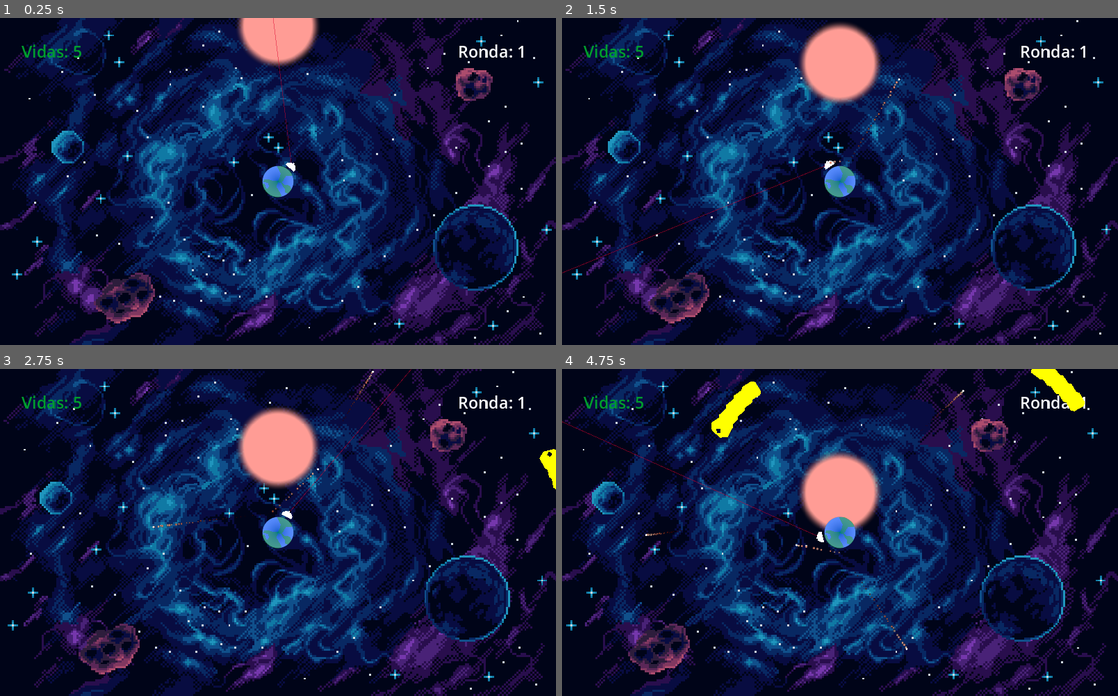
Above: before the commit, frames 1-4 (two rows, left to right).
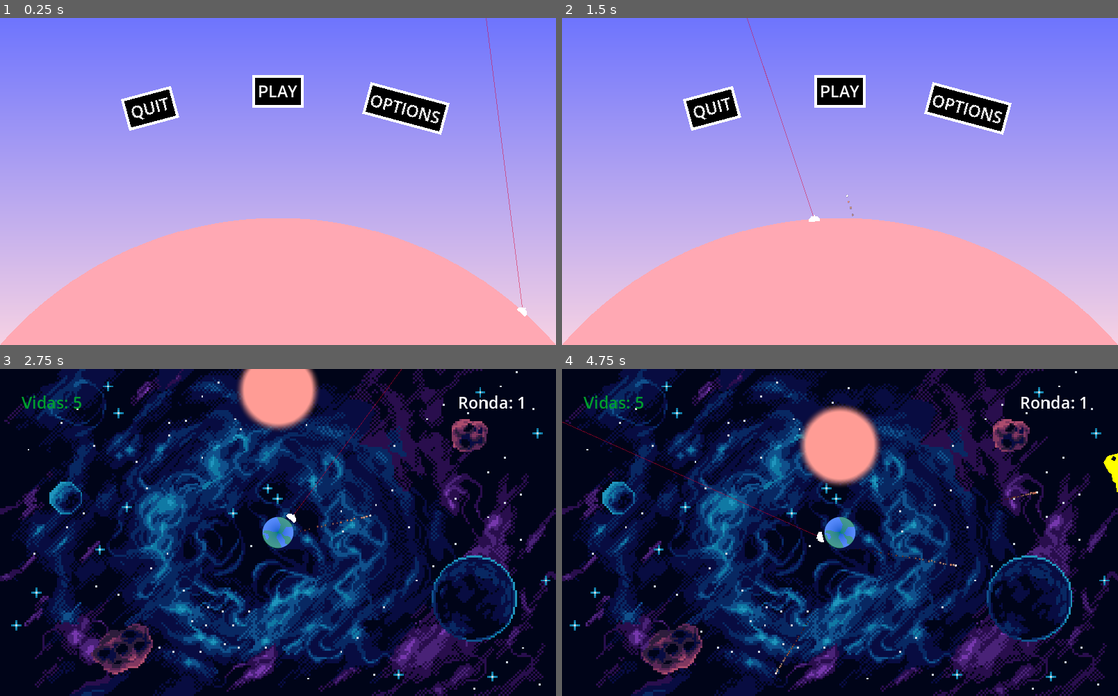
Above: after the commit, the same moments.

Repository: FFAACCUU/Terra-Invader
Game: Godot game, scene res://ui/menu_principal.tscn
Same seed, same stepped clock (60 frames per second), same inputs: the game is played once before the commit and once after it. Before the commit the project starts from res://main.tscn. The engine's default icon, where the game draws it, is replaced by a stand-in: a white triangle on a blue panel in a dark square.
Inputs (mouse positions are in pixels of both pictures, inside the frame that each line leads up to):
- Up to frame 1 (0.25 s): no input
- Up to frame 2 (1.5 s): move the mouse to (962, 165) at 0.52 s; press the mouse at (962, 165) at 0.53 s; move the mouse to (728, 197) at 1.27 s; release the mouse at (728, 197) at 1.28 s; click (728, 197) at 1.35 s
- Up to frame 3 (2.75 s): move the mouse to (333, 460) at 2.02 s; press the mouse at (333, 460) at 2.03 s
- Up to frame 4 (4.75 s): move the mouse to (812, 597) at 2.77 s; release the mouse at (812, 597) at 2.78 s; click (812, 597) at 2.85 s; move the mouse to (1006, 581) at 3.52 s; press the mouse at (1006, 581) at 3.53 s; move the mouse to (673, 483) at 4.27 s; release the mouse at (673, 483) at 4.28 s; click (673, 483) at 4.35 s

The runs differ from the first frame. In frame 1, 100% of the frame differs, in the area x 0-100%, y 0-100%; in frame 2, 100%; in frame 3, 21%; in frame 4, 22%.

Commit message:
menu principal simple

Diff:
--- a/clases/hurtbox.gd
+++ b/clases/hurtbox.gd
@@ -1,6 +1,8 @@
 extends Area2D
 class_name HurtBox
 
+@export var owner_node : Node
+
 func _on_area_entered(hitbox : HitBox):
-	if owner.has_method("take_damage"):
-		owner.take_damage(hitbox.damage)
+	if owner_node.has_method("take_damage"):
+		owner_node.take_damage(hitbox.damage)
--- a/objetos/enemigos/basico/enemy_basic.tscn
+++ b/objetos/enemigos/basico/enemy_basic.tscn
@@ -29,10 +29,11 @@
 rotation = -1.57079
 shape = SubResource("RectangleShape2D_m881r")
 
-[node name="HurtBox" type="Area2D" parent="."]
+[node name="HurtBox" type="Area2D" parent="." node_paths=PackedStringArray("owner_node")]
 collision_layer = 8
 collision_mask = 4
 script = ExtResource("2_u7p3j")
+owner_node = NodePath("..")
 
 [node name="CollisionShape2D" type="CollisionShape2D" parent="HurtBox"]
 position = Vector2(-2, 0)
--- a/objetos/enemigos/basico/enemy_wiggly.tscn
+++ b/objetos/enemigos/basico/enemy_wiggly.tscn
@@ -41,10 +41,11 @@
 rotation = -1.57079
 shape = SubResource("RectangleShape2D_802gw")
 
-[node name="HurtBox" type="Area2D" parent="."]
+[node name="HurtBox" type="Area2D" parent="." node_paths=PackedStringArray("owner_node")]
 collision_layer = 8
 collision_mask = 4
 script = ExtResource("1_eoi7y")
+owner_node = NodePath("..")
 
 [node name="CollisionShape2D" type="CollisionShape2D" parent="HurtBox"]
 position = Vector2(-2, 0)
--- a/objetos/enemigos/serpiente/enemy_snake_bit.tscn
+++ b/objetos/enemigos/serpiente/enemy_snake_bit.tscn
@@ -33,10 +33,11 @@
 rotation = -1.57079
 shape = SubResource("RectangleShape2D_iaa2q")
 
-[node name="HurtBox" type="Area2D" parent="."]
+[node name="HurtBox" type="Area2D" parent="." node_paths=PackedStringArray("owner_node")]
 collision_layer = 8
 collision_mask = 4
 script = ExtResource("2_pdcgj")
+owner_node = NodePath("..")
 
 [node name="CollisionShape2D" type="CollisionShape2D" parent="HurtBox"]
 position = Vector2(1.15076e-05, -1.21593e-05)
--- a/objetos/enemigos/serpiente/enemy_snake_head.tscn
+++ b/objetos/enemigos/serpiente/enemy_snake_head.tscn
@@ -35,10 +35,11 @@
 rotation = -1.57079
 shape = SubResource("RectangleShape2D_ww5p7")
 
-[node name="HurtBox" type="Area2D" parent="."]
+[node name="HurtBox" type="Area2D" parent="." node_paths=PackedStringArray("owner_node")]
 collision_layer = 8
 collision_mask = 4
 script = ExtResource("2_22ja4")
+owner_node = NodePath("..")
 
 [node name="CollisionShape2D" type="CollisionShape2D" parent="HurtBox"]
 position = Vector2(1.15076e-05, -1.21593e-05)
--- a/project.godot
+++ b/project.godot
@@ -11,7 +11,7 @@
 [application]
 
 config/name="Terra Invaders"
-run/main_scene="res://main.tscn"
+run/main_scene="res://ui/menu_principal.tscn"
 config/features=PackedStringArray("4.3", "Mobile")
 config/icon="res://icon.svg"
 
--- a/resources/menu_principal.tscn
+++ /dev/null
@@ -1,45 +0,0 @@
-[gd_scene format=3 uid="uid://dmq4l6fqp2ag6"]
-
-[node name="MenuPrincipal" type="Control"]
-layout_mode = 3
-anchors_preset = 15
-anchor_right = 1.0
-anchor_bottom = 1.0
-grow_horizontal = 2
-grow_vertical = 2
-
-[node name="VBoxContainer" type="VBoxContainer" parent="."]
-layout_mode = 1
-anchors_preset = 8
-anchor_left = 0.5
-anchor_top = 0.5
-anchor_right = 0.5
-anchor_bottom = 0.5
-offset_left = -275.0
-offset_top = -219.0
-offset_right = 275.0
-offset_bottom = 219.0
-grow_horizontal = 2
-grow_vertical = 2
-theme_override_constants/separation = 20
-
-[node name="Jugar" type="Button" parent="VBoxContainer"]
-layout_mode = 2
-theme_override_font_sizes/font_size = 100
-text = "Jugar"
-
-[node name="Controles" type="Button" parent="VBoxContainer"]
-layout_mode = 2
-theme_override_font_sizes/font_size = 100
-text = "Controles
-"
-
-[node name="Opciones" type="Button" parent="VBoxContainer"]
-layout_mode = 2
-theme_override_font_sizes/font_size = 100
-text = "Opciones"
-
-[node name="Salir" type="Button" parent="VBoxContainer"]
-layout_mode = 2
-theme_override_font_sizes/font_size = 100
-text = "Salir"
--- /dev/null
+++ b/ui/boton_jugar.gd
@@ -0,0 +1,15 @@
+extends Node2D
+
+signal elegir_jugar
+
+var habilitado : bool = true #por ahora no hacen nada, pero estan aqui para despues poder ponerles animaciones
+
+func take_damage(_ammount : float):
+	if habilitado:
+		elegir_jugar.emit()
+
+		call_deferred("cambiar_escena")
+
+
+func cambiar_escena():
+	get_tree().change_scene_to_file("res://main.tscn")
--- /dev/null
+++ b/ui/boton_opciones.gd
@@ -0,0 +1,13 @@
+extends Node2D
+
+signal elegir_opciones
+
+var habilitado : bool = true
+
+func take_damage(_ammount : float):
+	if habilitado:
+		elegir_opciones.emit()
+		print("Hola")
+
+func _on_boton_jugar_elegir_jugar() -> void:
+	habilitado = false
--- /dev/null
+++ b/ui/boton_salir.gd
@@ -0,0 +1,11 @@
+extends Node2D
+
+var habilitado : bool = true
+
+func take_damage(_ammount : float):
+	if habilitado:
+		get_tree().quit()
+
+
+func _on_boton_jugar_elegir_jugar() -> void:
+	habilitado = false
--- /dev/null
+++ b/ui/menu_principal.tscn
@@ -0,0 +1,154 @@
+[gd_scene load_steps=12 format=3 uid="uid://dmq4l6fqp2ag6"]
+
+[ext_resource type="PackedScene" uid="uid://dlkosvyvata8f" path="res://objetos/jugador/player_ship.tscn" id="1_pjms3"]
+[ext_resource type="Script" path="res://clases/hurtbox.gd" id="2_na8y8"]
+[ext_resource type="Script" path="res://ui/boton_jugar.gd" id="2_uu3de"]
+[ext_resource type="Script" path="res://ui/boton_opciones.gd" id="4_j77j8"]
+[ext_resource type="Script" path="res://ui/boton_salir.gd" id="5_amrik"]
+
+[sub_resource type="Gradient" id="Gradient_a5204"]
+colors = PackedColorArray(0.415686, 0.447059, 1, 1, 0.984314, 0.835294, 0.890196, 1)
+
+[sub_resource type="GradientTexture1D" id="GradientTexture1D_acemc"]
+gradient = SubResource("Gradient_a5204")
+
+[sub_resource type="Gradient" id="Gradient_wjt8d"]
+interpolation_mode = 1
+colors = PackedColorArray(1, 0.662745, 0.701961, 1, 0, 0, 0, 0)
+
+[sub_resource type="GradientTexture2D" id="GradientTexture2D_chasu"]
+gradient = SubResource("Gradient_wjt8d")
+width = 2160
+height = 2160
+fill = 1
+fill_from = Vector2(0.5, 0.5)
+fill_to = Vector2(1, 0.5)
+
+[sub_resource type="RectangleShape2D" id="RectangleShape2D_f137b"]
+size = Vector2(152, 96)
+
+[sub_resource type="RectangleShape2D" id="RectangleShape2D_5w71v"]
+size = Vector2(240, 96)
+
+[node name="MenuPrincipal" type="Node2D"]
+
+[node name="Sky" type="Sprite2D" parent="."]
+position = Vector2(816.264, 480.253)
+rotation = 1.5708
+scale = Vector2(4, 1800)
+texture = SubResource("GradientTexture1D_acemc")
+
+[node name="BigPlanet" type="Sprite2D" parent="."]
+position = Vector2(816, 1667)
+texture = SubResource("GradientTexture2D_chasu")
+
+[node name="PlayerShip" parent="." instance=ExtResource("1_pjms3")]
+position = Vector2(816, 1667)
+distance = 1080.0
+bullet_speed = 600.0
+
+[node name="BotonJugar" type="Node2D" parent="."]
+position = Vector2(816, 216)
+script = ExtResource("2_uu3de")
+
+[node name="Polygon2D2" type="Polygon2D" parent="BotonJugar"]
+position = Vector2(-68, -24)
+polygon = PackedVector2Array(-8, -24, 144, -24, 144, 72, -8, 72)
+
+[node name="Polygon2D" type="Polygon2D" parent="BotonJugar"]
+position = Vector2(-68, -24)
+color = Color(0, 0, 0, 1)
+polygon = PackedVector2Array(0, -16, 136, -16, 136, 64, 0, 64)
+
+[node name="RichTextLabel" type="RichTextLabel" parent="BotonJugar"]
+offset_left = -80.0
+offset_top = -35.0
+offset_right = 68.0
+offset_bottom = 53.0
+theme_override_font_sizes/normal_font_size = 48
+bbcode_enabled = true
+text = "[center] PLAY"
+scroll_active = false
+
+[node name="HurtBox" type="Area2D" parent="BotonJugar" node_paths=PackedStringArray("owner_node")]
+collision_layer = 8
+collision_mask = 4
+script = ExtResource("2_na8y8")
+owner_node = NodePath("..")
+
+[node name="CollisionShape2D" type="CollisionShape2D" parent="BotonJugar/HurtBox"]
+shape = SubResource("RectangleShape2D_f137b")
+
+[node name="BotonOpciones" type="Node2D" parent="."]
+position = Vector2(1191.55, 265.442)
+rotation = 0.261799
+scale = Vector2(1, 1)
+script = ExtResource("4_j77j8")
+
+[node name="Polygon2D2" type="Polygon2D" parent="BotonOpciones"]
+position = Vector2(-112, -24)
+polygon = PackedVector2Array(-8, -24, 232, -24, 232, 72, -8, 72)
+
+[node name="Polygon2D" type="Polygon2D" parent="BotonOpciones"]
+position = Vector2(-112, -24)
+color = Color(0, 0, 0, 1)
+polygon = PackedVector2Array(0, -16, 224, -16, 224, 64, 0, 64)
+
+[node name="RichTextLabel" type="RichTextLabel" parent="BotonOpciones"]
+offset_left = -120.0
+offset_top = -32.0
+offset_right = 104.0
+offset_bottom = 40.0
+theme_override_font_sizes/normal_font_size = 48
+bbcode_enabled = true
+text = "[center] OPTIONS"
+scroll_active = false
+
+[node name="HurtBox" type="Area2D" parent="BotonOpciones" node_paths=PackedStringArray("owner_node")]
+collision_layer = 8
+collision_mask = 4
+script = ExtResource("2_na8y8")
+owner_node = NodePath("..")
+
+[node name="CollisionShape2D" type="CollisionShape2D" parent="BotonOpciones/HurtBox"]
+shape = SubResource("RectangleShape2D_5w71v")
+
+[node name="BotonSalir" type="Node2D" parent="."]
+position = Vector2(440.453, 265.442)
+rotation = -0.261799
+scale = Vector2(1, 1)
+script = ExtResource("5_amrik")
+
+[node name="Polygon2D2" type="Polygon2D" parent="BotonSalir"]
+position = Vector2(-68, -24)
+polygon = PackedVector2Array(-8, -24, 144, -24, 144, 72, -8, 72)
+
+[node name="Polygon2D" type="Polygon2D" parent="BotonSalir"]
+position = Vector2(-68, -24)
+color = Color(0, 0, 0, 1)
+polygon = PackedVector2Array(0, -16, 136, -16, 136, 64, 0, 64)
+
+[node name="RichTextLabel" type="RichTextLabel" parent="BotonSalir"]
+offset_left = -80.0
+offset_top = -35.0
+offset_right = 68.0
+offset_bottom = 53.0
+theme_override_font_sizes/normal_font_size = 48
+bbcode_enabled = true
+text = "[center] QUIT"
+scroll_active = false
+
+[node name="HurtBox" type="Area2D" parent="BotonSalir" node_paths=PackedStringArray("owner_node")]
+collision_layer = 8
+collision_mask = 4
+script = ExtResource("2_na8y8")
+owner_node = NodePath("..")
+
+[node name="CollisionShape2D" type="CollisionShape2D" parent="BotonSalir/HurtBox"]
+shape = SubResource("RectangleShape2D_f137b")
+
+[connection signal="elegir_jugar" from="BotonJugar" to="BotonOpciones" method="_on_boton_jugar_elegir_jugar"]
+[connection signal="elegir_jugar" from="BotonJugar" to="BotonSalir" method="_on_boton_jugar_elegir_jugar"]
+[connection signal="area_entered" from="BotonJugar/HurtBox" to="BotonJugar/HurtBox" method="_on_area_entered"]
+[connection signal="area_entered" from="BotonOpciones/HurtBox" to="BotonOpciones/HurtBox" method="_on_area_entered"]
+[connection signal="area_entered" from="BotonSalir/HurtBox" to="BotonSalir/HurtBox" method="_on_area_entered"]
